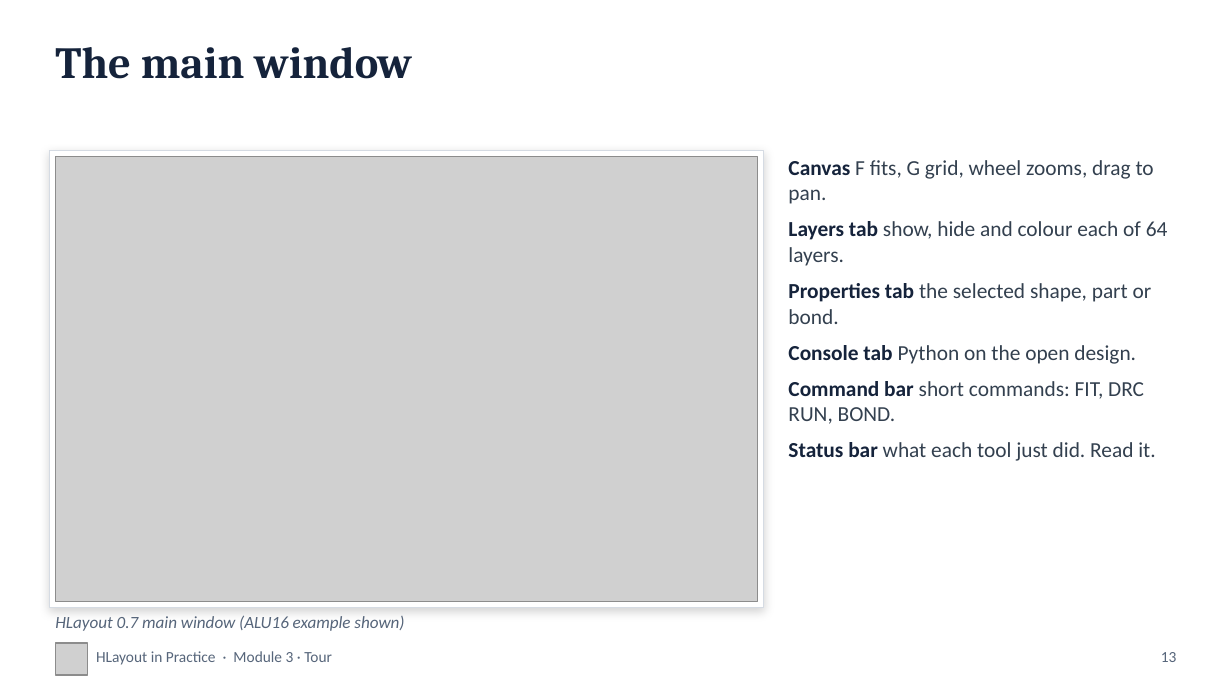
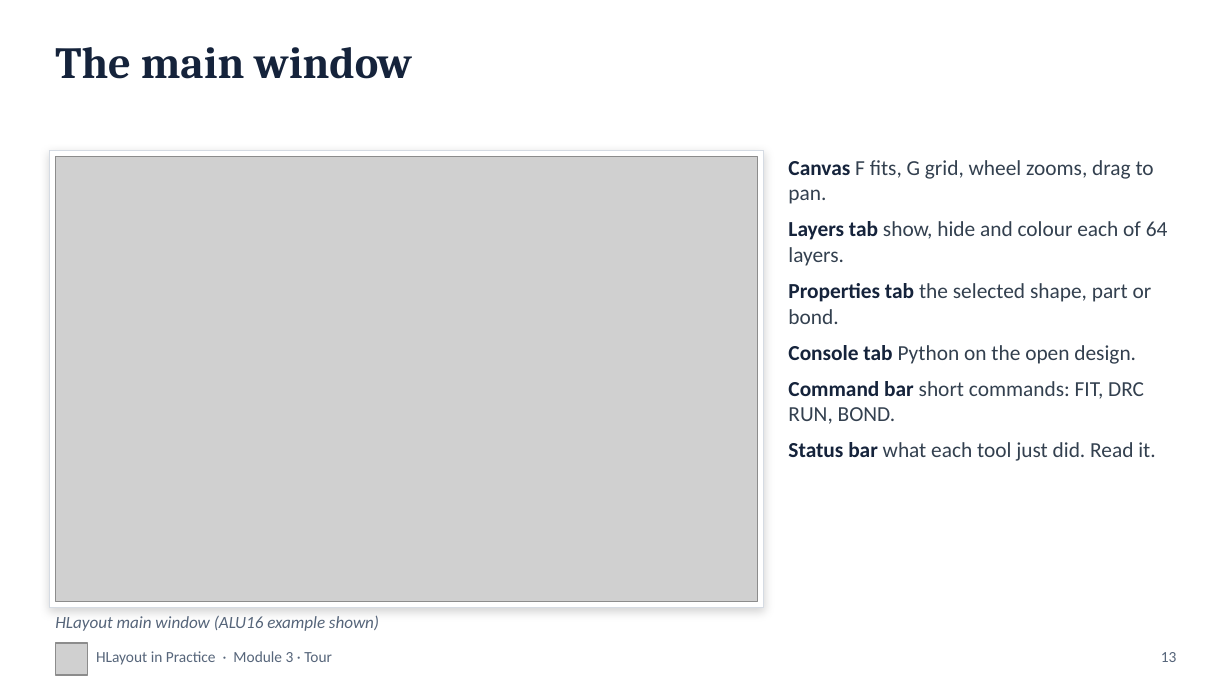
Before and after one commit to alvinmb/Hlayout, a slide deck: slide 13 of training/HLayout_Training_ALU8.pptx. Drawn at 1232x693 pixels with LibreOffice and Linux fonts; fonts in the diff are those of the drawing; grey boxes stand for pictures. Boxes give left, top, right and bottom in pixels: in the first picture for what was removed or moved away, otherwise in the second. Text is boxed around its words. In the diff, an @@ line names an element or a change of style, - is before the commit and + after.

```diff
--- a/training/HLayout_Training_ALU8.pptx
+++ b/training/HLayout_Training_ALU8.pptx
@@ text at [55,615,379,631]: text changed @@
-HLayout 0.7 main window (ALU16 example shown)
+HLayout main window (ALU16 example shown)
```
Also in this commit, not shown: 64 other slides changed, 1 slide added, 8 other files.
